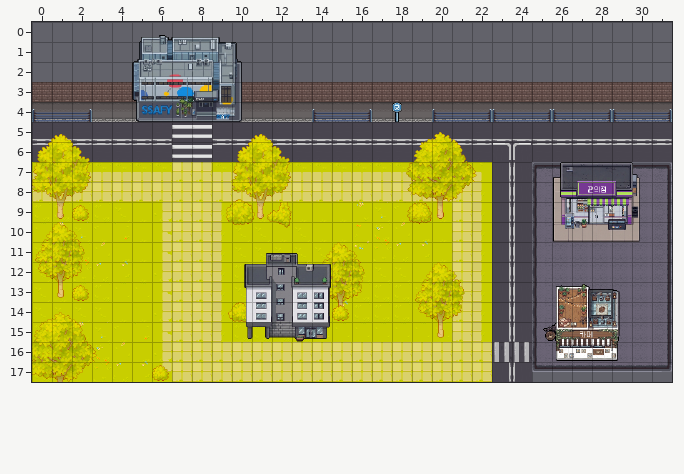
Level history. Tiled map: FrontEnd/ssafy-maker/public/assets/game/map/mainMap.tmx. The picture above was drawn from the file before the commit.
Cells are 32x32 px. Shown: x 0..31, y 0..17.
After:
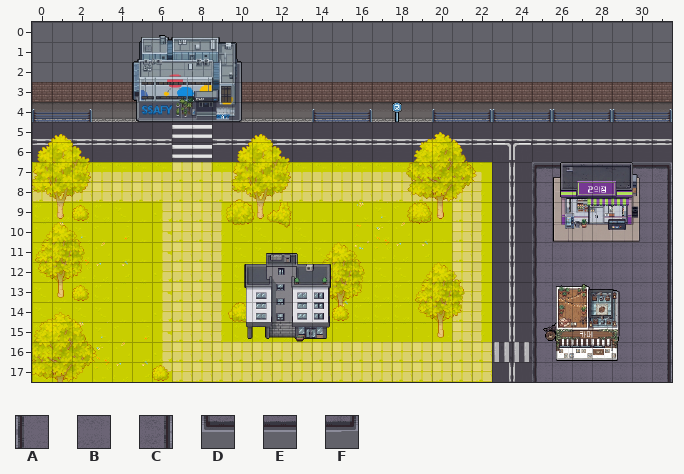
Key: from "FullTileSet": A 133, B 134, C 135, D 191, E 192, F 193.
_ is an empty cell.
Tiles replaced or removed in this view: D, E, F.
From the commit log: fix: 월드맵 하단 바닥 타일을 정리한다
Changes in this commit:
Changed rows in their new state; . is an unchanged cell.
Layer "Tile Layer 1":
first column x 25:
17 ABBBBBC
